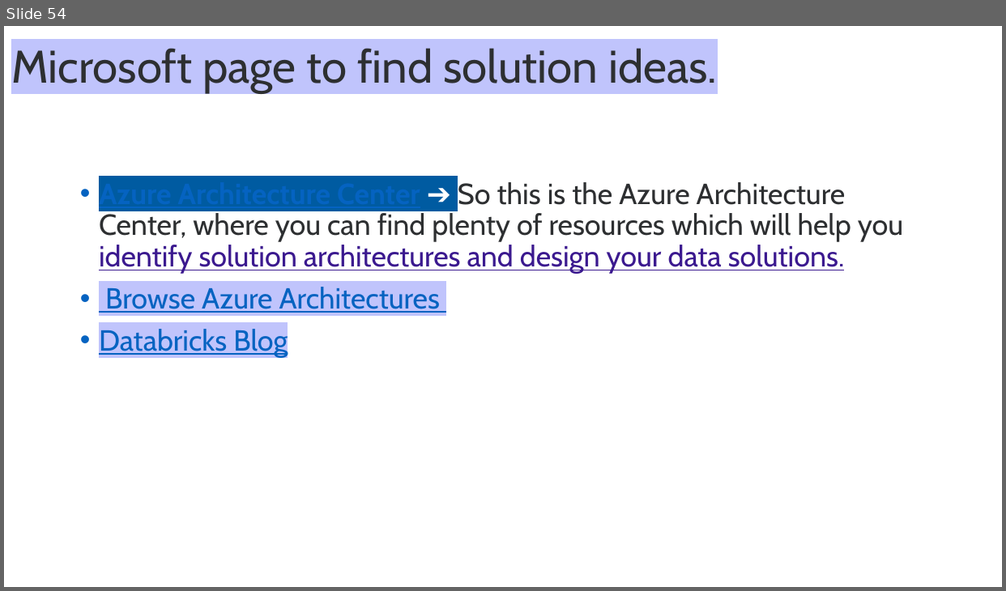
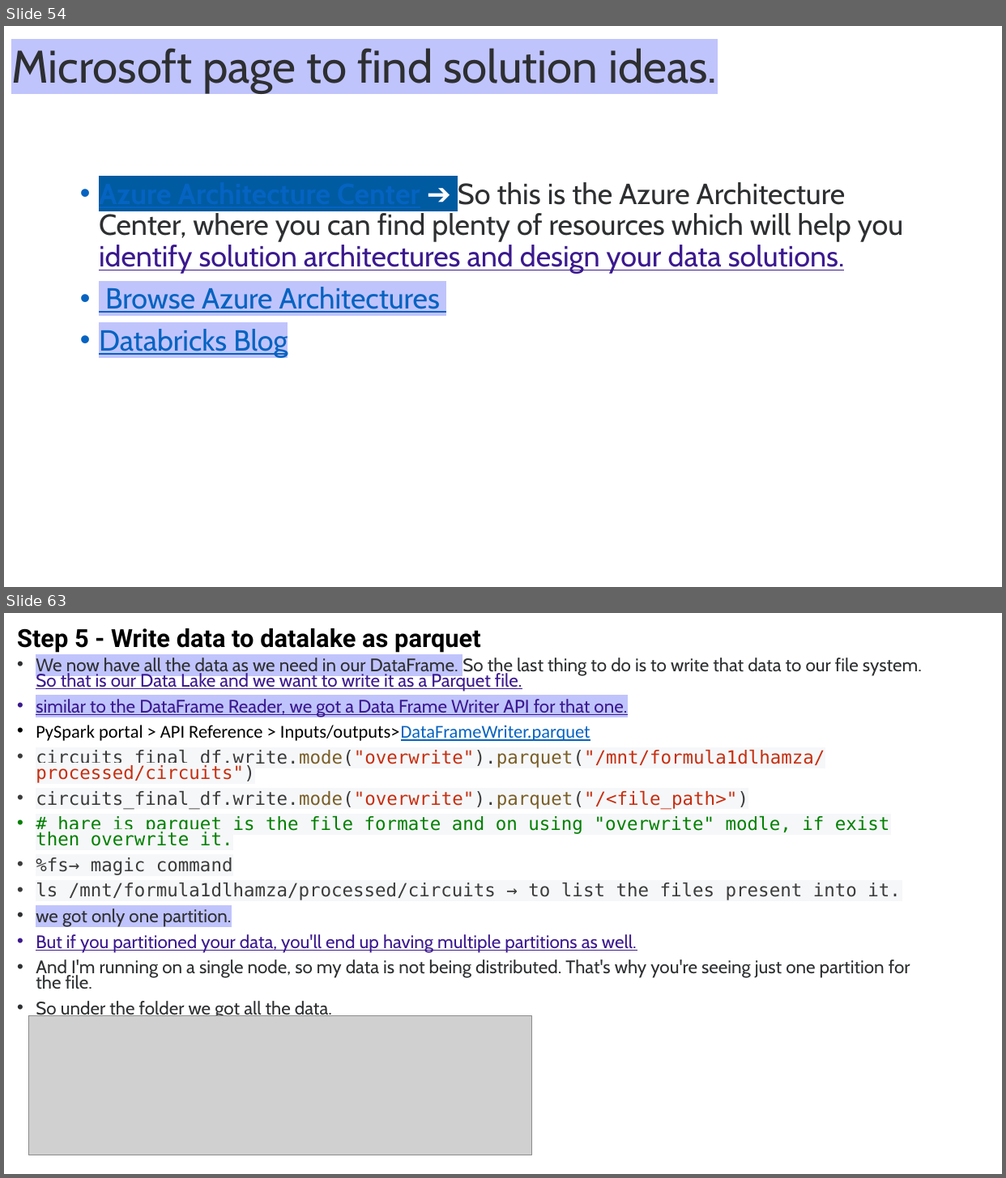
Before and after one commit to Hamza20203064/QuantumFlow-Databricks-ETL, a slide deck: Azure Databricks.pptx. Shown one above the other, each under a label of ours: slide 54 before the commit, slides 54 and 63 after it; the slides between them are not shown. The pictures are 1006x591 and 1006x1178 pixels, drawn with LibreOffice and Linux fonts; fonts in the diff are those of the drawing; grey boxes stand for pictures. Boxes give left, top, right and bottom in pixels: in the first picture for what was removed or moved away, otherwise in the second. Text is boxed around its words. In the diff, an @@ line names an element or a change of style, - is before the commit and + after.

```diff
--- a/Azure Databricks.pptx
+++ b/Azure Databricks.pptx
@@ slide 63 added at [4, 613, 1002, 1174], background #FFFFFF @@
@@ title added at [17, 628, 480, 653], 24 pt, text #000000, bold @@
+Step 5 - Write data to datalake as parquet
@@ text added at [36, 658, 922, 1016], 17.5 pt, text #2D2F31 @@
+• We now have all the data as we need in our DataFrame. So the last thing to do is to write that data to our file system. So that is our Data Lake and we want to write it as a Parquet file.
+• similar to the DataFrame Reader, we got a Data Frame Writer API for that one.
+• PySpark portal > API Reference > Inputs/outputs>DataFrameWriter.parquet
+• circuits_final_df.write.mode("overwrite").parquet("/mnt/formula1dlhamza/processed/circuits")
+• circuits_final_df.write.mode("overwrite").parquet("/<file_path>")
+• # hare is parquet is the file formate and on using "overwrite" modle, if exist then overwrite it.
+• %fs→ magic command
+• ls /mnt/formula1dlhamza/processed/circuits → to list the files present into it.
+• we got only one partition.
+• But if you partitioned your data, you'll end up having multiple partitions as well.
+• And I'm running on a single node, so my data is not being distributed. That's why you're seeing just one partition for the file.
+• So under the folder we got all the data.
@@ picture added at [28, 1016, 532, 1156] @@
```
Also in this commit, not shown: 12 other slides added, 2 other files.
